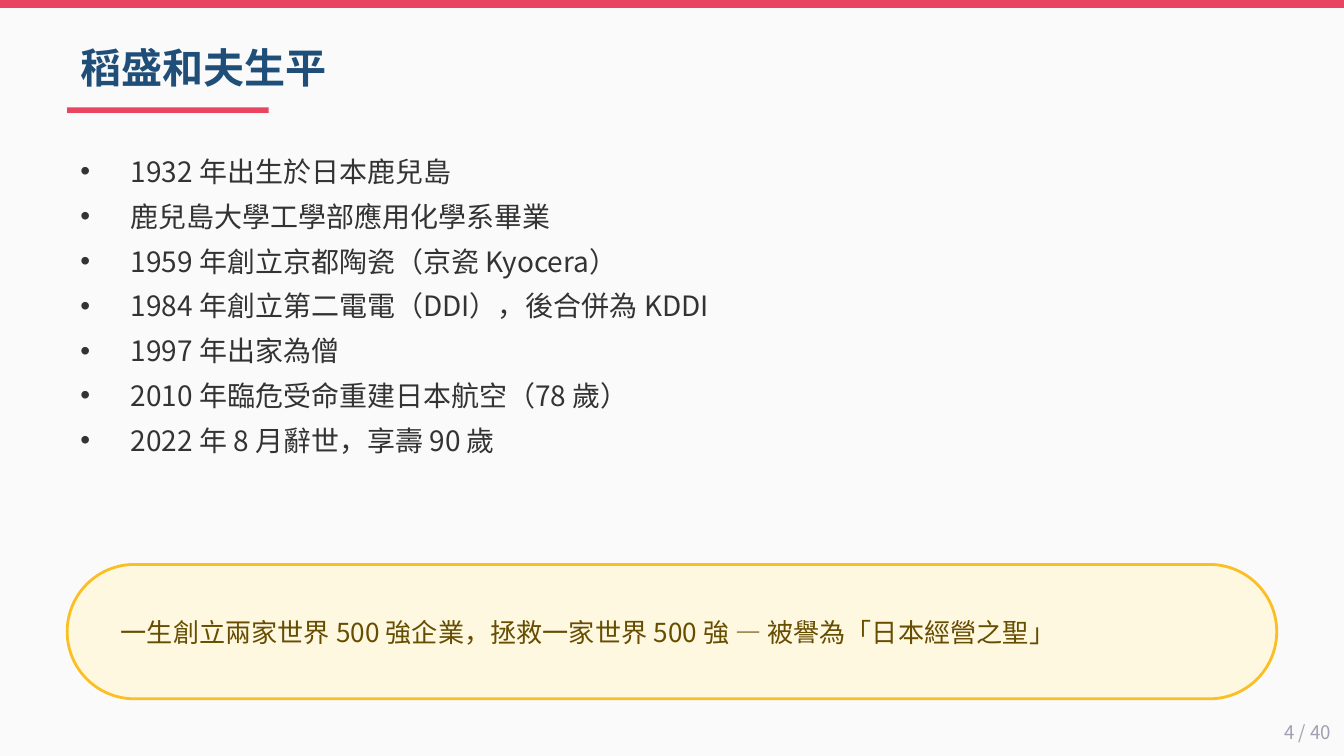
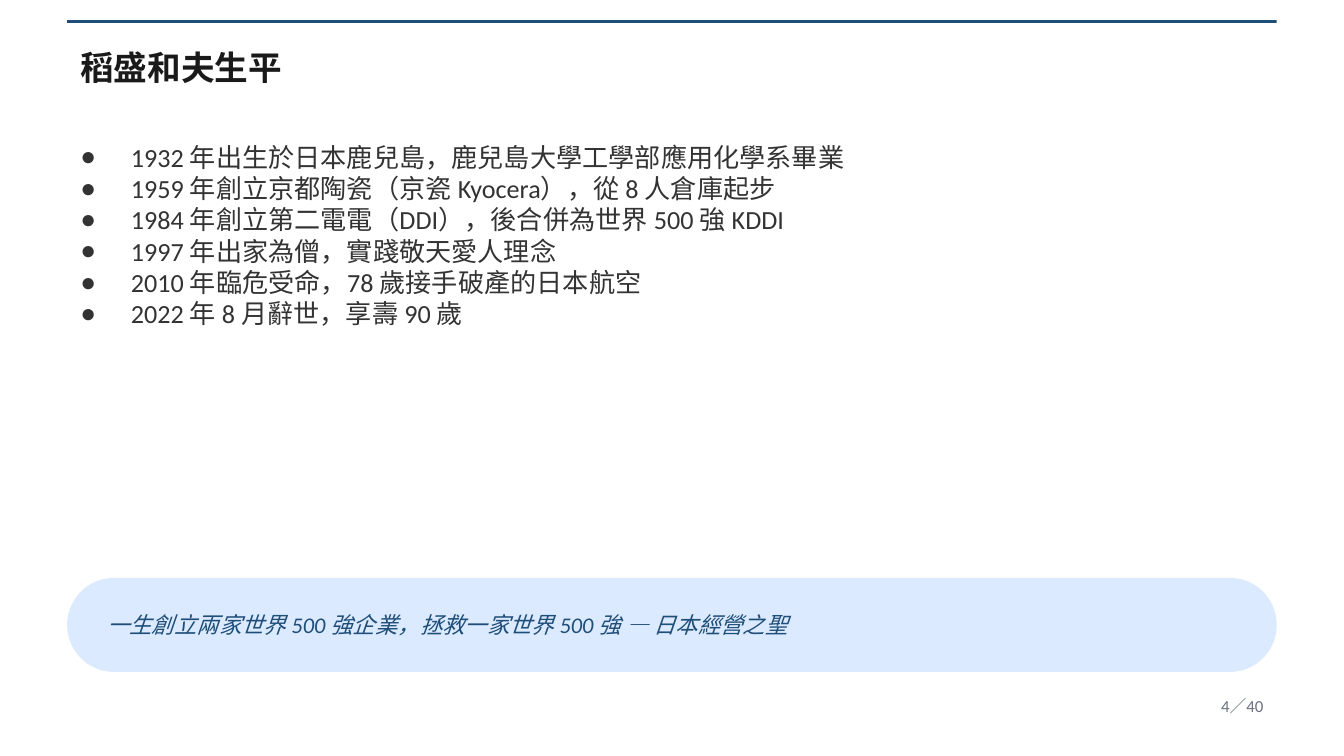
Before and after one commit to Lingo1516/Lingo1516.github.io, a slide deck: slide 4 of 阿米巴經營_40頁完整講義.pptx. Drawn at 1344x756 pixels with LibreOffice and Linux fonts; fonts in the diff are those of the drawing. Boxes give left, top, right and bottom in pixels: in the first picture for what was removed or moved away, otherwise in the second. Text is boxed around its words. In the diff, an @@ line names an element or a change of style, - is before the commit and + after.

Commit message:
update 阿米巴講義 v2 McKinsey style

```diff
--- a/阿米巴經營_40頁完整講義.pptx
+++ b/阿米巴經營_40頁完整講義.pptx
@@ background #FAFAFA to #FFFFFF @@
@@ rectangle: place and size @@
-rectangle at bbox=[0, 0, 1344, 8]
+rectangle at bbox=[67, 20, 1277, 23]
@@ rectangle at bbox=[67, 20, 1277, 23]: fill #E94560 to #1F4E79 @@
@@ text "稻盛和夫生平" at bbox=[80, 51, 282, 83]: size 22 to 18 pt, font Noto Sans CJK TC to Calibri, text colour #1F4E79 to #1A1A1A @@
@@ rectangle removed at bbox=[67, 108, 269, 113] @@
@@ text "1932 年出生於日本鹿兒島，鹿兒島大學工學部應用化學系畢業": place and size @@
-text "1932 年出生於日本鹿兒島，鹿兒島大學工學部應用化學系畢業" at bbox=[131, 158, 709, 454]
+text "1932 年出生於日本鹿兒島，鹿兒島大學工學部應用化學系畢業" at bbox=[131, 144, 844, 326]
@@ text at bbox=[131, 144, 844, 295]: text changed; size 15 to 14 pt; font Noto Sans CJK TC to Calibri @@
-• 1932 年出生於日本鹿兒島
-• 鹿兒島大學工學部應用化學系畢業
-• 1959 年創立京都陶瓷（京瓷 Kyocera）
-• 1984 年創立第二電電（DDI），後合併為 KDDI
-• 1997 年出家為僧
-• 2010 年臨危受命重建日本航空（78 歲）
+● 1932 年出生於日本鹿兒島，鹿兒島大學工學部應用化學系畢業
+● 1959 年創立京都陶瓷（京瓷 Kyocera），從 8 人倉庫起步
+● 1984 年創立第二電電（DDI），後合併為世界 500 強 KDDI
+● 1997 年出家為僧，實踐敬天愛人理念
+● 2010 年臨危受命，78 歲接手破產的日本航空
@@ text at bbox=[131, 301, 463, 326]: size 15 to 14 pt, font Noto Sans CJK TC to Calibri in "2022 年 8 月辭世，享壽 90 歲"; bullet • to ●; less space between paragraphs @@
@@ rounded rectangle: place and size @@
-rounded rectangle at bbox=[67, 564, 1277, 699]
+rounded rectangle at bbox=[67, 578, 1277, 672]
@@ rounded rectangle at bbox=[67, 578, 1277, 672]: fill #FFF8E1 to #DBEAFE; outline #FBBF24 1.5 pt to none; proportions changed @@
@@ text at bbox=[107, 614, 787, 635]: text changed; size 14 to 12 pt; font Noto Sans CJK TC to Calibri; text colour #664D00 to #1F4E79; italic on @@
-一生創立兩家世界 500 強企業，拯救一家世界 500 強 — 被譽為「日本經營之聖」
+一生創立兩家世界 500 強企業，拯救一家世界 500 強 — 日本經營之聖
@@ text at bbox=[1221, 698, 1263, 713]: text changed; size 10 to 9 pt; font Noto Sans CJK TC to Calibri; text colour #A0A0B0 to #6B7280 @@
-4 / 40
+4／40
```
Also in this commit, not shown: 39 other slides changed.
